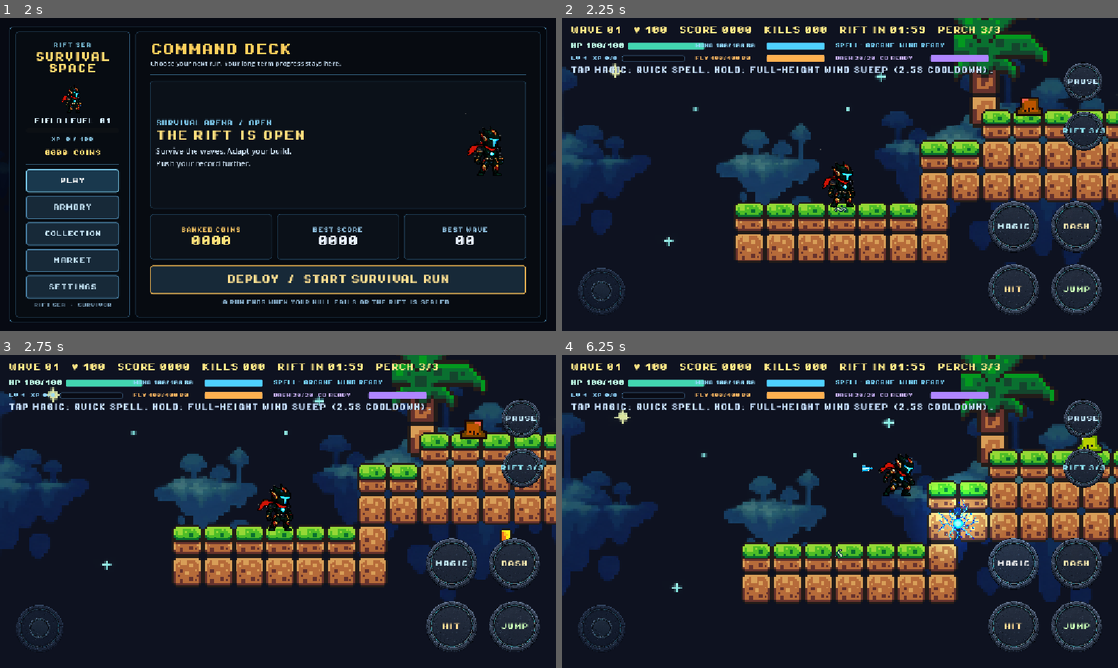
Above: before the commit, frames 1-4 (two rows, left to right).
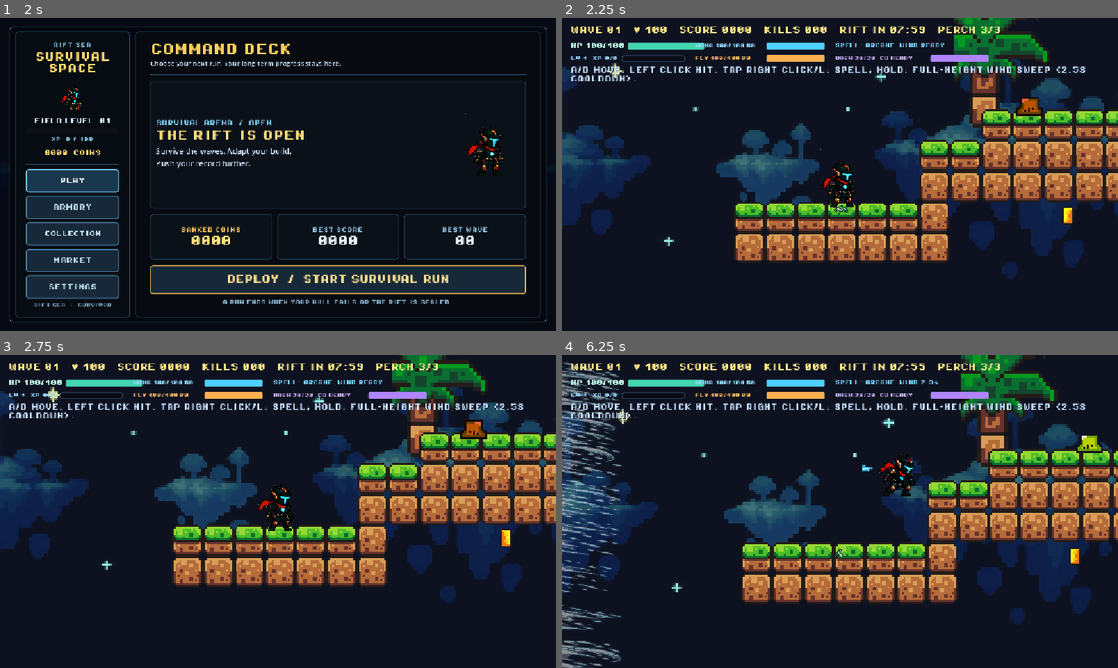
Above: after the commit, the same moments.

Repository: sudo0x/survival-space
Game: Godot game, scene res://scense/main_menu.tscn
Two runs of this game, one before a commit and one after it. Both use one fixed random seed, a clock stepped at 60 frames per second and the inputs below. Sound files missing from this copy of the repository are replaced by a short silence.
Inputs (mouse positions are in pixels of both pictures, inside the frame that each line leads up to):
- Up to frame 1 (2 s): click "PLAY" at 0.5 s; click "PLAY" at 1.25 s
- Up to frame 2 (2.25 s): click "DEPLOY / START SURVIVAL RUN" at 2 s
- Up to frame 3 (2.75 s): no input
- Up to frame 4 (6.25 s): tap Enter (ui_accept) at 2.75, 3.02, 6.02 s; move the mouse to (962, 495) at 2.77 s; hold Right (ui_right) 2.78-3.5 s; hold L (magic) 2.78-3.5 s; click (962, 495) at 2.92 s; drag from (728, 527) to (984, 596) at 3.52 s; move the mouse to (895, 442) at 4.27 s; hold Left (ui_left) 4.28-5 s; hold L (magic) 4.28-5 s; tap I (air_dive) at 4.35 s; click (895, 442) at 4.42 s; drag from (812, 574) to (1001, 511) at 5.02 s; move the mouse to (1006, 558) at 5.77 s; hold Right (ui_right) from 5.78 s (still down); hold L (magic) from 5.78 s (still down); click (1006, 558) at 5.92 s

Frame 1 is identical in both runs. In frame 2, 5.4% of the frame differs, in the area x 1-98%, y 2-95%; in frame 3, 5.5%; in frame 4, 10%, in the area x 0-98%, y 2-100%.

Commit message:
Improve code

Diff:
--- a/scense/game.tscn
+++ b/scense/game.tscn
@@ -146,8 +146,8 @@
 
 [node name="Game" type="Node2D" unique_id=160902187]
 script = ExtResource("8_game")
-show_touch_controls_on_desktop = true
-run_duration_seconds = 120.0
+show_touch_controls_on_desktop = false
+run_duration_seconds = 480.0
 
 [node name="SwarmDirector" type="Node" parent="."]
 script = ExtResource("20_swarm_director")
--- a/scripts/control_settings.gd
+++ b/scripts/control_settings.gd
@@ -18,7 +18,7 @@
 		InputMap.action_erase_events(action)
 		var keycode := saved_key_for(action)
 		var key_event := InputEventKey.new()
-		key_event.physical_keycode = keycode
+		key_event.physical_keycode = keycode as Key
 		InputMap.action_add_event(action, key_event)
 	if not InputMap.has_action("air_dive_down"):
 		InputMap.add_action("air_dive_down")
--- a/scripts/game.gd
+++ b/scripts/game.gd
@@ -184,7 +184,7 @@
 
 func _add_mouse_button_binding(action: StringName, button_index: int) -> void:
 	var mouse_button := InputEventMouseButton.new()
-	mouse_button.button_index = button_index
+	mouse_button.button_index = button_index as MouseButton
 	if not InputMap.action_has_event(action, mouse_button):
 		InputMap.action_add_event(action, mouse_button)
 
--- a/scripts/game_events.gd
+++ b/scripts/game_events.gd
@@ -2,9 +2,15 @@
 ## Typed signals for gameplay events shared by otherwise independent scenes.
 ## Keep persistent run state in Game; this node only distributes notifications.
 
+@warning_ignore("unused_signal")
 signal enemy_defeated(world_position: Vector2)
+@warning_ignore("unused_signal")
 signal pickup_collected(points: int, pickup_type: int)
+@warning_ignore("unused_signal")
 signal powerup_collected
+@warning_ignore("unused_signal")
 signal enemy_drop_collected(reward_type: int, magic_element: int, energy_amount: int)
+@warning_ignore("unused_signal")
 signal relic_collected(relic_id: String)
+@warning_ignore("unused_signal")
 signal player_hurt
--- a/scripts/magic_bolt.gd
+++ b/scripts/magic_bolt.gd
@@ -113,8 +113,8 @@
 		return
 	desired_direction = desired_direction.normalized()
 	var max_turn := deg_to_rad(homing_turn_rate) * delta
-	var angle_difference := travel_direction.angle_to(desired_direction)
-	travel_direction = travel_direction.rotated(clampf(angle_difference, -max_turn, max_turn)).normalized()
+	var turn_angle := travel_direction.angle_to(desired_direction)
+	travel_direction = travel_direction.rotated(clampf(turn_angle, -max_turn, max_turn)).normalized()
 	_apply_direction()
 
 
--- a/scripts/main_menu.gd
+++ b/scripts/main_menu.gd
@@ -203,12 +203,12 @@
 
 func _apply_style_preview() -> void:
 	var palette: Array = STYLE_COLORS[_character_style]
-	var material := ShaderMaterial.new()
-	material.shader = KNIGHT_STYLE_SHADER
-	material.set_shader_parameter("tunic_color", palette[0])
-	material.set_shader_parameter("plume_color", palette[1])
-	_portrait.material = material
-	_large_portrait.material = material
+	var style_material := ShaderMaterial.new()
+	style_material.shader = KNIGHT_STYLE_SHADER
+	style_material.set_shader_parameter("tunic_color", palette[0])
+	style_material.set_shader_parameter("plume_color", palette[1])
+	_portrait.material = style_material
+	_large_portrait.material = style_material
 	var grid: Node = $Shell/Body/MainPanel/Margin/MainStack/Pages/ArmoryPage/ArmoryStack/StyleGrid
 	for style_id in STYLE_COLORS:
 		var button: Button = grid.get_node(style_id.capitalize()) as Button
--- a/scripts/terrain_generator.gd
+++ b/scripts/terrain_generator.gd
@@ -125,5 +125,5 @@
 	return selected
 
 func _palette_for_chunk(chunk_index: int) -> int:
-	var palette_index := int(chunk_index / 4) % PALETTE_ATLAS_COLUMNS.size()
+	var palette_index := floori(float(chunk_index) / 4.0) % PALETTE_ATLAS_COLUMNS.size()
 	return PALETTE_ATLAS_COLUMNS[palette_index]
Not shown, changed: export_presets.cfg
Not shown, changed: ANIMATION_LEARNING_GUIDE.md
